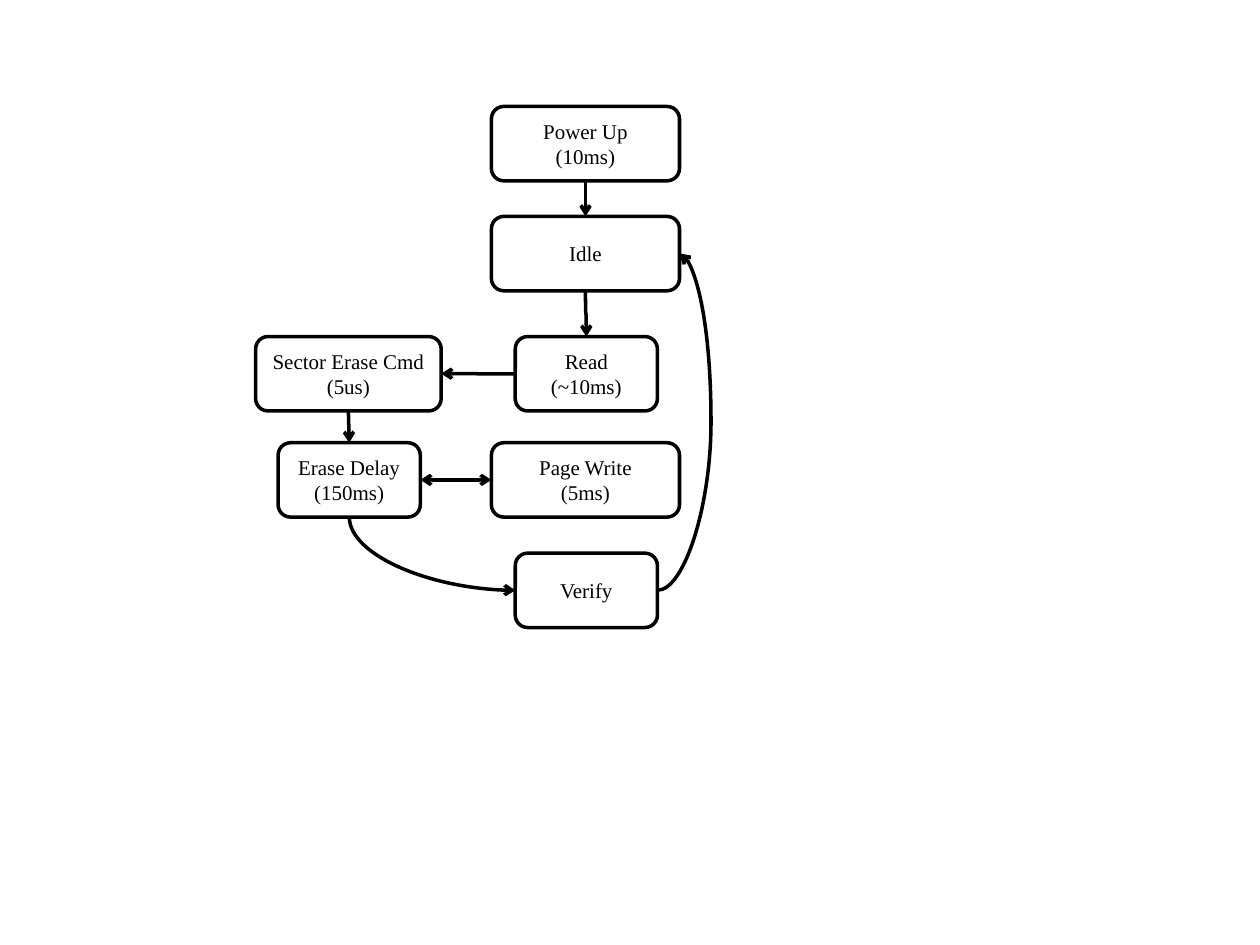
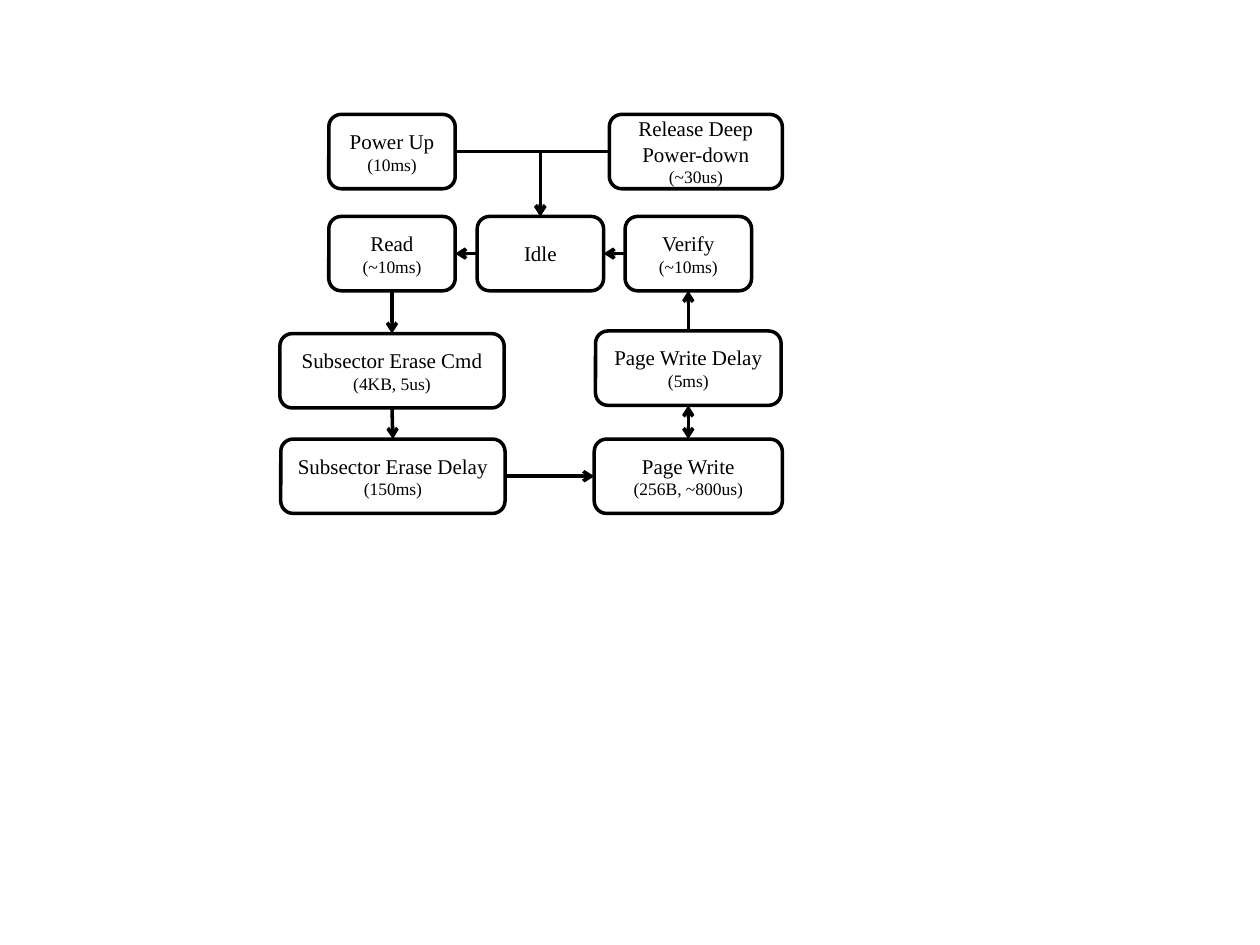
Before and after one commit to drmoorevt/PRIME, a slide deck: slide 2 of Documentation/Results/IODVS/Flowcharts.pptx. Drawn at 1260x945 pixels with LibreOffice and Linux fonts; fonts in the diff are those of the drawing. Boxes give left, top, right and bottom in pixels: in the first picture for what was removed or moved away, otherwise in the second. Text is boxed around its words. In the diff, an @@ line names an element or a change of style, - is before the commit and + after.

```diff
--- a/Documentation/Results/IODVS/Flowcharts.pptx
+++ b/Documentation/Results/IODVS/Flowcharts.pptx
@@ rounded rectangle "Power Up": place and size @@
-rounded rectangle "Power Up" at [491,106,679,180]
+rounded rectangle "Power Up" at [329,115,455,189]
@@ rounded rectangle added at [610,115,782,189], fill #FFFFFF, outline #000000 2 pt, 12 pt, text #000000 @@
+Release Deep Power-down
+(~30us)
@@ text in rounded rectangle at [367,159,416,175]: size 12 to 10 pt in "(10ms)" @@
@@ elbow arrow added from (455, 151) to (541, 217), #000000 2 pt @@
@@ elbow arrow added from (610, 151) to (541, 217), #000000 2 pt @@
@@ rounded rectangle "Read": place and size @@
-rounded rectangle "Read" at [515,336,658,411]
+rounded rectangle "Read" at [329,217,455,291]
@@ rounded rectangle "Idle": place and size @@
-rounded rectangle "Idle" at [491,217,679,291]
+rounded rectangle "Idle" at [478,217,604,291]
@@ rounded rectangle "Verify": place and size @@
-rounded rectangle "Verify" at [515,553,658,627]
+rounded rectangle "Verify" at [625,217,751,291]
@@ text in rounded rectangle at [363,261,422,277]: size 12 to 10 pt in "(~10ms)" @@
@@ arrow added from (478, 253) to (455, 253), #000000 2 pt @@
@@ arrow added from (625, 253) to (604, 253), #000000 2 pt @@
@@ curved arrow removed from (658, 591) to (679, 253) @@
@@ text in rounded rectangle at [659,261,718,277]: paragraph added @@
+(~10ms)
@@ arrow added from (392, 291) to (392, 334), #000000 2 pt @@
@@ curved arrow removed from (586, 291) to (586, 336) @@
@@ arrow moved from (586, 181) - (586, 217) to (688, 331) - (688, 291) @@
@@ rounded rectangle "Subsector Erase Cmd": place and size @@
-rounded rectangle "Subsector Erase Cmd" at [256,336,441,411]
+rounded rectangle "Subsector Erase Cmd" at [280,334,504,408]
@@ text in rounded rectangle at [302,353,482,394]: text changed @@
-Sector Erase Cmd
-(5us)
+Subsector Erase Cmd
+(4KB, 5us)
@@ rounded rectangle added at [596,331,781,406], fill #FFFFFF, outline #000000 2 pt, 12 pt, text #000000 @@
+Page Write Delay
+(5ms)
@@ curved arrow removed from (515, 374) to (441, 374) @@
@@ arrow moved from (349, 411) - (349, 442) to (392, 408) - (393, 438) @@
@@ double arrow added from (688, 406) to (688, 438), #000000 2 pt @@
@@ rounded rectangle "Subsector Erase Delay": place and size @@
-rounded rectangle "Subsector Erase Delay" at [278,442,421,517]
+rounded rectangle "Subsector Erase Delay" at [281,438,505,513]
@@ rounded rectangle "Page Write": place and size @@
-rounded rectangle "Page Write" at [491,442,679,517]
+rounded rectangle "Page Write" at [595,438,782,513]
@@ text in rounded rectangle at [298,459,487,478]: text changed @@
-Erase Delay
+Subsector Erase Delay
@@ double arrow moved from (421, 480) - (491, 480) to (505, 476) - (595, 476) @@
@@ double arrow (505, 476) - (595, 476): double arrow to arrow @@
@@ text in rounded rectangle at [364,483,422,499]: size 12 to 10 pt in "(150ms)" @@
@@ text in rounded rectangle at [634,483,743,499]: text changed; size 12 to 10 pt @@
-(5ms)
+(256B, ~800us)
@@ curved arrow removed from (349, 517) to (515, 591) @@
```
Also in this commit, not shown: 3 other slides changed, 9 other files.
